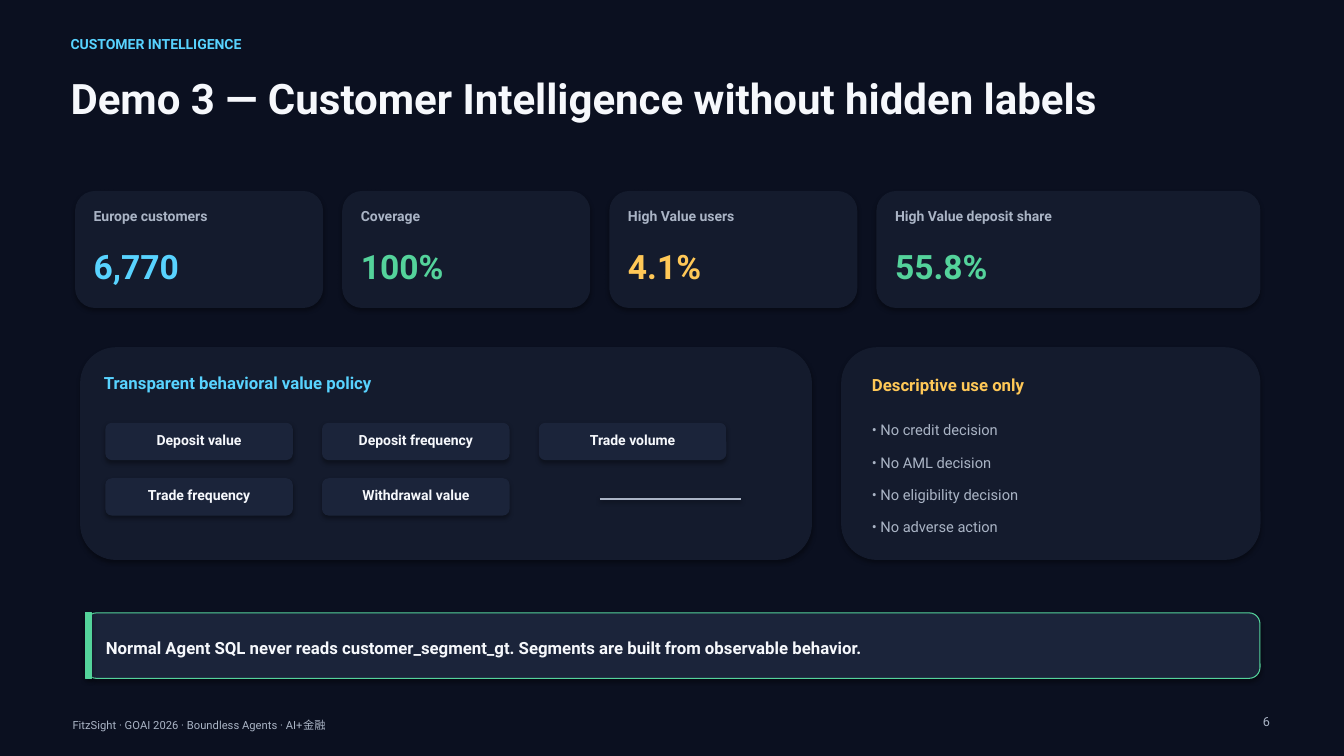
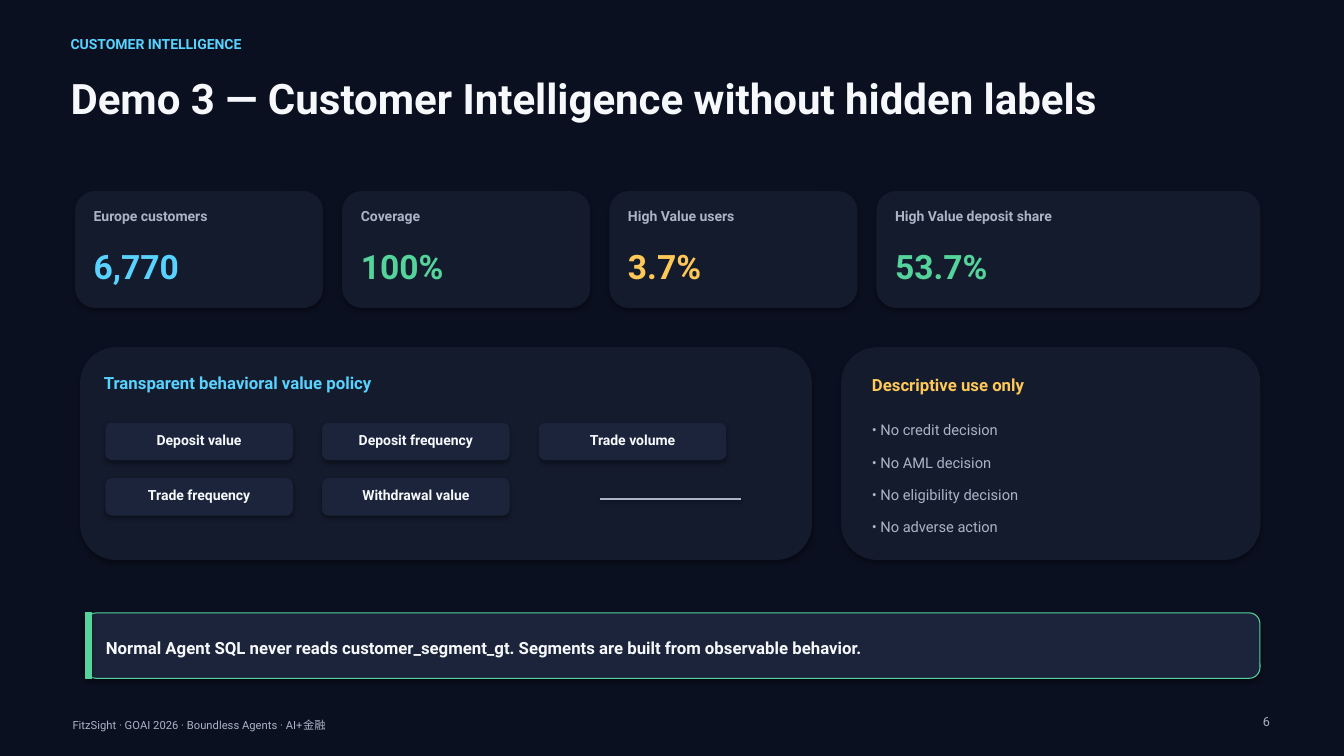
Before and after one commit to AplusNeutrino/FitzSight, a slide deck: slide 6 of submission/FitzSight_GOAI_Initial_Round.pptx. Drawn at 1344x756 pixels with LibreOffice and Linux fonts; fonts in the diff are those of the drawing. Boxes give left, top, right and bottom in pixels: in the first picture for what was removed or moved away, otherwise in the second. Text is boxed around its words. In the diff, an @@ line names an element or a change of style, - is before the commit and + after.

```diff
--- a/submission/FitzSight_GOAI_Initial_Round.pptx
+++ b/submission/FitzSight_GOAI_Initial_Round.pptx
@@ text at box(628, 254, 701, 280): text changed @@
-4.1%
+3.7%
@@ text at box(895, 255, 987, 280): text changed @@
-55.8%
+53.7%
```
Also in this commit, not shown: 3 other slides changed, 53 other files.
